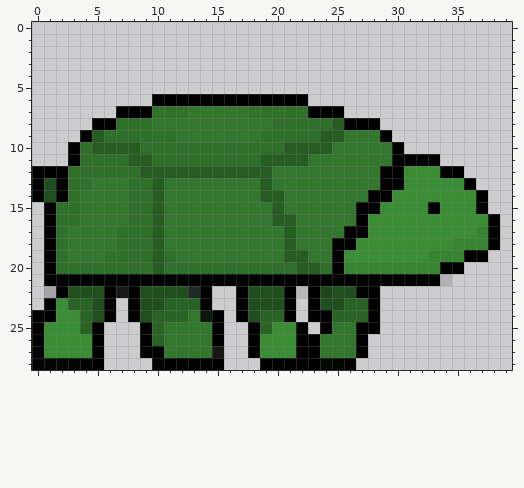
One commit to this pixel-art sprite: pythonProject1/img/guy2.png. The picture above is the old version.
The file is 40x29 pixels. Pixels under 10% opacity are left out. Colours within 5 levels of each other are drawn and written as one.
After the commit:
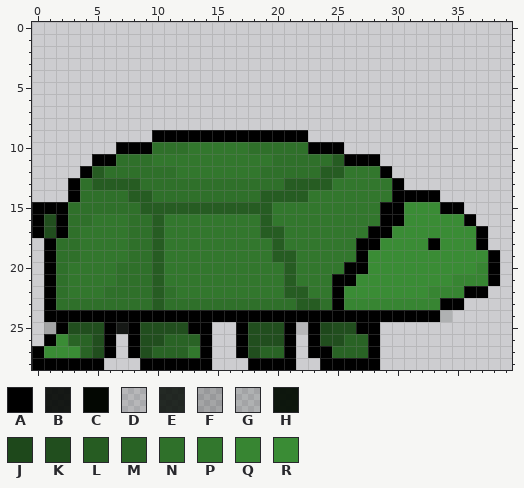
Palette (. is transparent): A #000000  B #020502e6  C #030702  D #0307031c  E #030903d6  F #04090434  G #070e0726  H #071006f6  J #1e481b  K #214e1e  L #265c22  M #296325  N #2f702a  P #32772d  Q #378532  R #3a8c35
Change:
Changed rows in their new state; - is an unchanged pixel.
first column x 0:
 6 ----------.............----------------
 7 -------...................-------------
 8 -----........................----------
 9 ----......AAAAAAAAAAAAA.......---------
10 ---....AAA---PPPPP---NNAAA.....--------
11 ---..AA-NNPPPPPPPPPPNNNNNLAAA.....-----
12 ....AL---NNNPPPPPPPNNNNNLL----......---
13 ...A-LLLL-NNNNNNNNNNNLLLL----P-......--
14 ...ANNNNLLNNNNNNNNN--LL-----PPAAAA....-
15 A-A-NNNN-L-LLLLLLLLLP------PPAA--RAA..-
16 AKA-N--------------LPP-----PPAA-----A..
17 AKAN---P-----------LLP----PPAA-------A.
18 ---N---P------------LP---PPAA----A-RRA.
19 ---N--PP---P--------L-P--PPA-----RRRRRA
20 ---PPPP----PPPPPPPPPPLPPPPAARRRRRRRRRQA
21 --NPPPPNNNLPPPPPPPPPPLPPP--RRRRRRRRQQQA
22 -ANPPPNNNNLNPPPPPPPPPLLPPARRRRRRRQQQAA-
23 --NNNNNNNNLNNNNNNNNNNNLLNAQQQQQQQQAA---
24 .-AAAA-A-AAAAAA-A-AAA-A--AAA-AAAAAG----
25 .FAKKKABAKKKKAA.-AKKKADAJKK------------
26 .A-MMKA-AKKMMMA.-AKKKA.-KKMMA----------
27 ----MKA-AKMMM-A.-AKMMA.-AMMMA----------
28 -AAA-----A-----.--A---..AA-AA----------
Pixel boxes of the changes (left, top, right, bottom) in both pictures:
changed: (32, 94, 500, 370)
